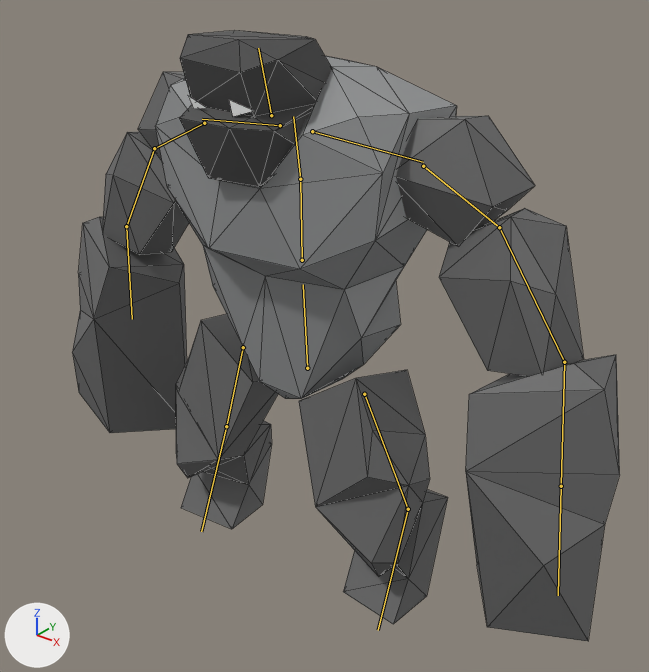
Two versions of the FBX model プロジェクト一式/Assets/Model/StoneGolem.fbx, one commit apart.
The view is the same before and after, from a camera (50 mm lens) standing at (2.38, -2.83, 2.98) and looking at (0.15, -0.04, 1.25). Every picture has the same lights, and +X, +Y and +Z are marked at lower left. The picture after the commit comes second. The bones that change, and the others that lie on the model, are drawn over the model as lines. Mesh edges are drawn as thin lines.

Objects in the first picture: 'head.001'.
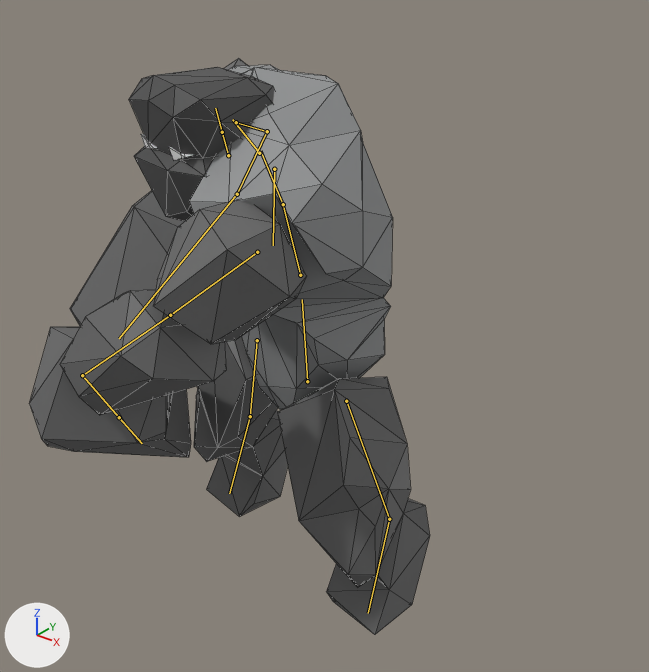
The newer file adds an action. The first version stands in its rest pose; the second is drawn at frame 106 of the action 'metarig|metarigAction'.

Boxes (x1, y1, x2, y2) around the edits, measured in the pictures (649 x 672 px):
'head.001', posed (27% narrower)
    before: (73, 30, 620, 641)
    after: (30, 58, 430, 635)
bone 'spine.007', root to tip
    before: (307, 368) to (303, 284)
    after: (307, 381) to (302, 299)
bone 'thigh.L', root to tip
    before: (243, 347) to (226, 426)
    after: (257, 340) to (250, 416)
bone 'shin.L', root to tip
    before: (226, 426) to (201, 531)
    after: (250, 416) to (229, 493)
bone 'thigh.R', root to tip
    before: (364, 394) to (408, 509)
    after: (346, 401) to (389, 519)
bone 'shin.R', root to tip
    before: (408, 509) to (378, 630)
    after: (389, 519) to (368, 613)
bone 'spine.002', root to tip
    before: (302, 260) to (300, 179)
    after: (300, 275) to (283, 204)
bone 'spine.003', root to tip
    before: (300, 179) to (293, 116)
    after: (283, 204) to (260, 150)
bone 'spine.004', root to tip
    before: (271, 115) to (258, 48)
    after: (228, 155) to (222, 132)
bone 'upper_arm.L', root to tip
    before: (204, 123) to (154, 148)
    after: (236, 122) to (267, 131)
bone 'forearm.L', root to tip
    before: (154, 148) to (126, 226)
    after: (267, 131) to (237, 194)
bone 'hand.L', root to tip
    before: (126, 226) to (132, 319)
    after: (237, 194) to (119, 338)
bone 'shoulder.R', root to tip
    before: (312, 131) to (423, 162)
    after: (274, 169) to (273, 245)
bone 'upper_arm.R', root to tip
    before: (423, 166) to (499, 227)
    after: (257, 252) to (170, 315)
bone 'forearm.R', root to tip
    before: (499, 227) to (564, 362)
    after: (170, 315) to (82, 375)
bone 'hand.R', root to tip
    before: (564, 362) to (561, 486)
    after: (82, 375) to (119, 417)

Diff of the bpy script that builds the scene:
```diff
--- a/プロジェクト一式/Assets/Model/StoneGolem.fbx.py
+++ b/プロジェクト一式/Assets/Model/StoneGolem.fbx.py
@@ bone_spine_007 @@
 bone_spine_007 = bpy.data.objects['metarig'].pose.bones['spine.007']
-bone_spine_007.location = (0.0, 0.0, 0.0)
-bone_spine_007.rotation_quaternion = (1.0, 0.0, 0.0, 0.0)  # degrees (0, 0, 0)
+bone_spine_007.location = (0.0, -0.074, 0.004)
+bone_spine_007.rotation_quaternion = (0.991, 0.001, 0.136, -0.008)  # degrees (0, 16, -1)
@@ bone_thigh_l @@
 bone_thigh_l = bpy.data.objects['metarig'].pose.bones['thigh.L']  # child of 'spine.007'
-bone_thigh_l.location = (0.0, 0.0, 0.0)
+bone_thigh_l.location = (0.026, -0.069, 0.007)
@@ bone_shin_l @@
 bone_shin_l = bpy.data.objects['metarig'].pose.bones['shin.L']  # child of 'thigh.L'
-bone_shin_l.rotation_quaternion = (1.0, 0.0, 0.0, 0.0)  # degrees (0, 0, 0)
+bone_shin_l.rotation_quaternion = (0.999, 0.034, 0.0, 0.0)  # degrees (4, 0, 0)
@@ bone_thigh_r @@
 bone_thigh_r = bpy.data.objects['metarig'].pose.bones['thigh.R']  # child of 'spine.007'
-bone_thigh_r.location = (0.0, 0.0, 0.0)
-bone_thigh_r.rotation_quaternion = (1.0, 0.0, 0.0, 0.0)  # degrees (0, 0, 0)
+bone_thigh_r.location = (-0.026, -0.069, 0.007)
+bone_thigh_r.rotation_quaternion = (0.994, 0.034, 0.104, -0.01)  # degrees (4, 12, -1)
@@ bone_shin_r @@
 bone_shin_r = bpy.data.objects['metarig'].pose.bones['shin.R']  # child of 'thigh.R'
-bone_shin_r.rotation_quaternion = (1.0, 0.0, 0.0, 0.0)  # degrees (0, 0, 0)
+bone_shin_r.rotation_quaternion = (0.999, 0.034, 0.0, 0.0)  # degrees (4, 0, 0)
@@ bone_spine_002 @@
 bone_spine_002 = bpy.data.objects['metarig'].pose.bones['spine.002']  # child of 'spine.007'
-bone_spine_002.rotation_quaternion = (1.0, 0.0, 0.0, 0.0)  # degrees (0, 0, 0)
+bone_spine_002.rotation_quaternion = (0.989, 0.132, 0.054, 0.044)  # degrees (16, 6, 6)
@@ bone_spine_003 @@
 bone_spine_003 = bpy.data.objects['metarig'].pose.bones['spine.003']  # child of 'spine.002'
-bone_spine_003.rotation_quaternion = (1.0, 0.0, 0.0, 0.0)  # degrees (0, 0, 0)
+bone_spine_003.rotation_quaternion = (0.998, 0.0, 0.06, -0.009)  # degrees (0, 7, -1)
@@ bone_spine_004 @@
 bone_spine_004 = bpy.data.objects['metarig'].pose.bones['spine.004']  # child of 'spine.003'
-bone_spine_004.rotation_quaternion = (1.0, 0.0, 0.0, 0.0)  # degrees (0, 0, 0)
+bone_spine_004.rotation_quaternion = (0.979, -0.127, -0.158, -0.009)  # degrees (-15, -18, 1)
@@ bone_upper_arm_l @@
 bone_upper_arm_l = bpy.data.objects['metarig'].pose.bones['upper_arm.L']  # child of 'shoulder.L'
-bone_upper_arm_l.rotation_quaternion = (1.0, 0.0, 0.0, 0.0)  # degrees (0, 0, 0)
+bone_upper_arm_l.rotation_quaternion = (0.935, -0.047, 0.181, 0.302)  # degrees (1, 22, 36)
@@ bone_forearm_l @@
 bone_forearm_l = bpy.data.objects['metarig'].pose.bones['forearm.L']  # child of 'upper_arm.L'
-bone_forearm_l.rotation_quaternion = (1.0, 0.0, 0.0, 0.0)  # degrees (0, 0, 0)
+bone_forearm_l.rotation_quaternion = (0.837, 0.504, -0.211, 0.032)  # degrees (64, -23, -10)
@@ bone_hand_l @@
 bone_hand_l = bpy.data.objects['metarig'].pose.bones['hand.L']  # child of 'forearm.L'
-bone_hand_l.rotation_quaternion = (1.0, 0.0, 0.0, 0.0)  # degrees (0, 0, 0)
+bone_hand_l.rotation_quaternion = (0.962, 0.188, -0.154, -0.121)  # degrees (24, -15, -17)
@@ bone_shoulder_r @@
 bone_shoulder_r = bpy.data.objects['metarig'].pose.bones['shoulder.R']  # child of 'spine.003'
-bone_shoulder_r.rotation_quaternion = (1.0, 0.0, 0.0, 0.0)  # degrees (0, 0, 0)
+bone_shoulder_r.rotation_quaternion = (0.966, 0.036, -0.104, 0.233)  # degrees (1, -13, 27)
@@ bone_upper_arm_r @@
 bone_upper_arm_r = bpy.data.objects['metarig'].pose.bones['upper_arm.R']  # child of 'shoulder.R'
-bone_upper_arm_r.location = (0.0, 0.0, 0.0)
-bone_upper_arm_r.rotation_quaternion = (1.0, 0.0, 0.0, 0.0)  # degrees (0, 0, 0)
+bone_upper_arm_r.location = (-0.073, 0.015, 0.004)
+bone_upper_arm_r.rotation_quaternion = (0.842, -0.147, -0.107, 0.507)  # degrees (-21, -2, 62)
@@ bone_forearm_r @@
 bone_forearm_r = bpy.data.objects['metarig'].pose.bones['forearm.R']  # child of 'upper_arm.R'
-bone_forearm_r.rotation_quaternion = (1.0, 0.0, 0.0, 0.0)  # degrees (0, 0, 0)
+bone_forearm_r.rotation_quaternion = (0.96, 0.259, 0.088, -0.056)  # degrees (30, 11, -4)
@@ bone_hand_r @@
 bone_hand_r = bpy.data.objects['metarig'].pose.bones['hand.R']  # child of 'forearm.R'
-bone_hand_r.rotation_quaternion = (1.0, 0.0, 0.0, 0.0)  # degrees (0, 0, 0)
+bone_hand_r.rotation_quaternion = (0.943, 0.109, -0.291, 0.116)  # degrees (10, -35, 11)
```
